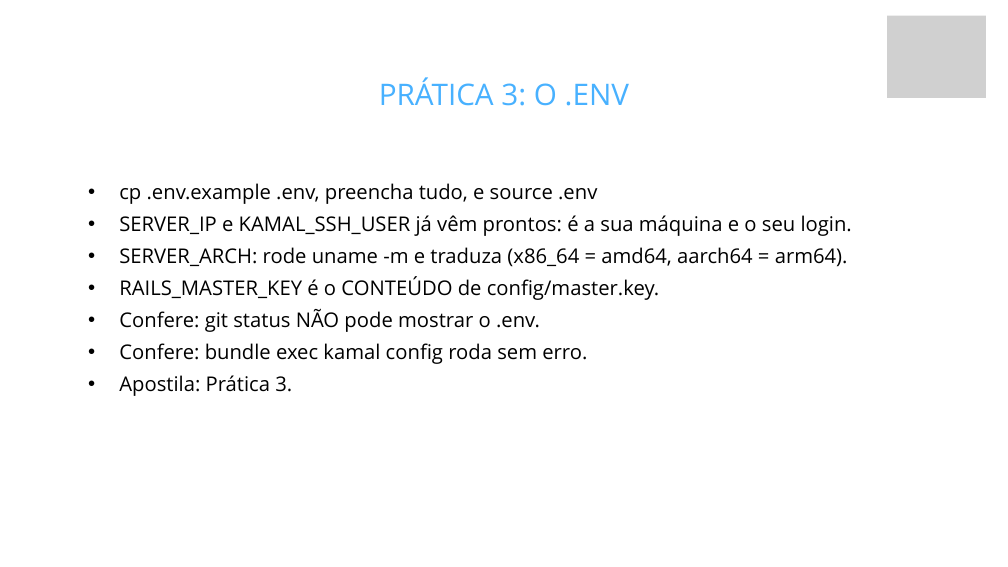
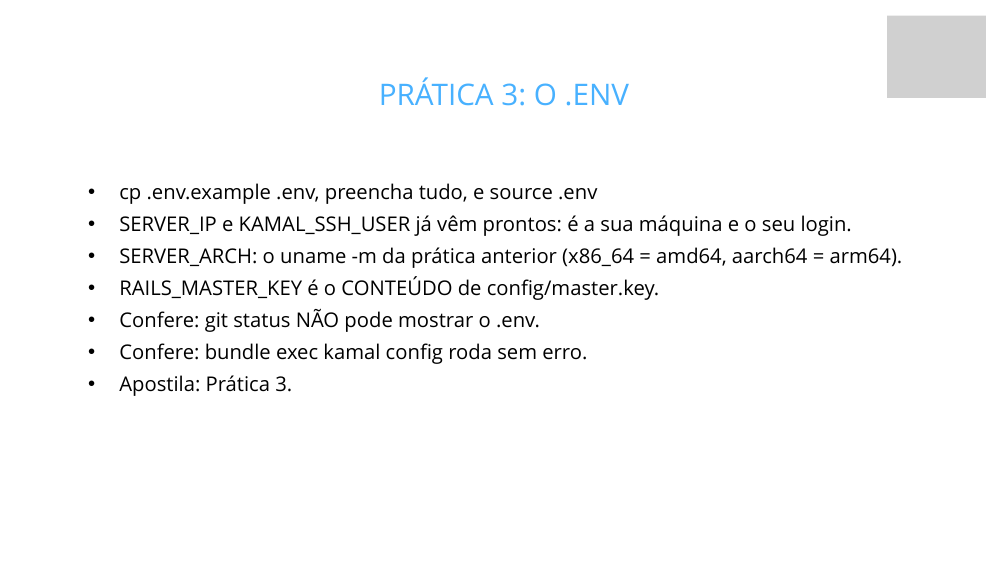
Before and after one commit to fabriciosiqueira08/capacitacao-gabarito, a slide deck: slide 36 of slides/build/aula-04-servidor-docker-kamal-e-deploy.pptx. Drawn at 1008x567 pixels with LibreOffice and Linux fonts; fonts in the diff are those of the drawing; grey boxes stand for pictures; background and template pictures are left out. Boxes give left, top, right and bottom in pixels: in the first picture for what was removed or moved away, otherwise in the second. Text is boxed around its words. In the diff, an @@ line names an element or a change of style, - is before the commit and + after.

Commit message:
Corrige o que os slides prometiam e as práticas não entregavam
A checagem anterior só comparou NÚMERO de prática entre slide e apostila. Esta
comparou o conteúdo, e executou os comandos que dava para executar.

## Resíduo da VM que sobreviveu no deck da Aula 4

O último slide de prática da capacitação inteira mandava rodar
`multipass stop servidor`, uma ferramenta que os alunos não instalam mais, e
fazer o backup "pela SSH", quando a apostila faz `docker exec` direto.

Havia mais cinco: o slide de abertura ainda dava a dica "olhe em qual máquina
você está: voce@notebook ou ubuntu@servidor", que fazia sentido quando existiam
duas máquinas e agora só confunde; o slide OPERAR terminava com
`multipass stop`; o de BACKUP dizia "se a VM sumir"; e três outros falavam de
"sua VM" onde hoje é a própria máquina.

## Uma promessa que a tela não cumpria

A Prática 3 da Aula 2 mandava comparar bcrypt com SHA-256 usando
Benchmark.realtime, e o Confere dizia que o SHA-256 sai em microssegundos.

Rodando o comando exato da apostila, sai ~1,9 ms: a primeira chamada carrega o
Digest junto. O aluno veria um número que contradiz o texto.

Agora o comando compara UM bcrypt contra MIL SHA-256, o que não depende de
aquecimento nem de máquina. Medido aqui: 0,169 s contra 0,001 s. E a explicação
ficou melhor, porque diz por que a lentidão protege: quem rouba a tabela testa
senha em lote.

## Mensagem de erro que mudou de versão

A apostila citava `curl: (60) SSL certificate problem: self signed certificate`.
No curl 8.18 com OpenSSL 3.5 a frase é
`SSL certificate OpenSSL verify result: self-signed certificate (18)`. As duas
existem, dependendo da versão, e o hífen também mudou.

Parei de citar a linha inteira e ancorei no que é estável: o número 60 e a
expressão self-signed. O troubleshooting mudou de título pelo mesmo motivo.

## O que executei e estava certo

As seis flags do `rails new` existem. O bcrypt sai com prefixo $2a$12$. Dois
`create` da mesma senha dão digests diferentes, e o `==` confere um e recusa o
outro. O `openssl req` da Prática 4 gera certificado com o SAN correto.

E os três curl da Prática 6, que são o momento da aula, funcionam como
prometido: subi um servidor TLS com o certificado gerado pelo comando da
apostila e confirmei que sem flag dá erro 60, que o `-k` devolve o JSON sem
conferir nada, e que o `--cacert` devolve o JSON conferindo.

```diff
--- a/slides/build/aula-04-servidor-docker-kamal-e-deploy.pptx
+++ b/slides/build/aula-04-servidor-docker-kamal-e-deploy.pptx
@@ text at (119,247,903,268): text changed @@
-  • SERVER_ARCH: rode uname -m e traduza (x86_64 = amd64, aarch64 = arm64).
+  • SERVER_ARCH: o uname -m da prática anterior (x86_64 = amd64, aarch64 = arm64).
```
Also in this commit, not shown: 10 other slides changed, 34 other files.
